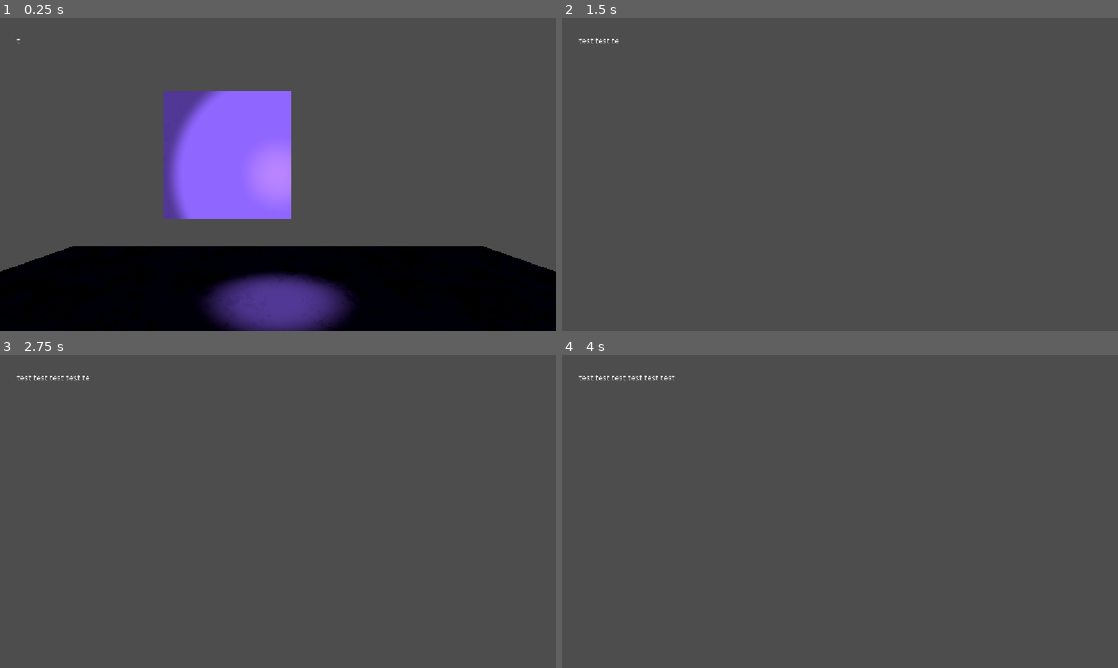
Above: before the commit, frames 1-4 (two rows, left to right).
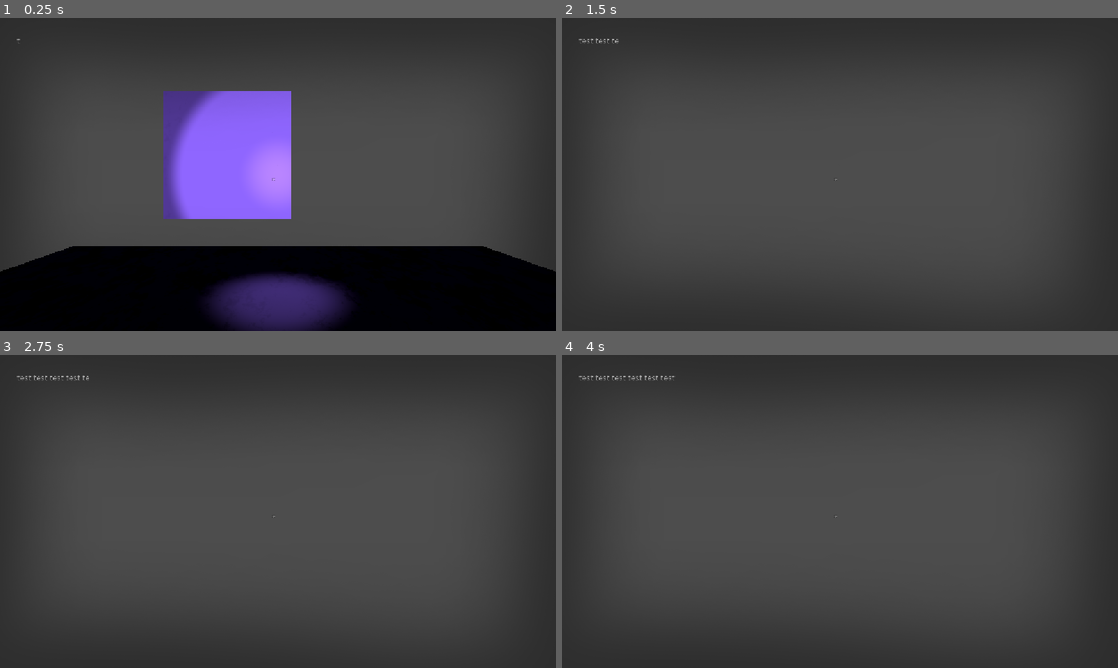
Above: after the commit, the same moments.

Repository: he21123/gj-esa
Game: Godot game, scene res://Szenen/node_3d.tscn
Same seed, same stepped clock (60 frames per second), same inputs: the game is played once before the commit and once after it. Before the commit the project starts from res://node_3d.tscn.
Inputs (mouse positions are in pixels of both pictures, inside the frame that each line leads up to):
- Up to frame 1 (0.25 s): no input
- Up to frame 2 (1.5 s): tap Enter at 0.5 s; move the mouse to (867, 174) at 0.52 s; hold W (move_forward) from 0.53 s (still down); tap E (pickup) at 0.6 s; move the mouse to (812, 174) at 1.27 s; tap C (crouching) at 1.35 s
- Up to frame 3 (2.75 s): keep holding W (move_forward); tap E (pickup) at 1.55, 2.1 s; tap Space at 2 s; move the mouse to (289, 505) at 2.02 s
- Up to frame 4 (4 s): keep holding W (move_forward); tap Enter at 2.75 s; move the mouse to (834, 517) at 2.77 s; tap Shift (running) at 2.85 s; tap E (pickup) at 3.05, 3.6 s; tap Space at 3.5 s; move the mouse to (878, 514) at 3.52 s

The runs differ from the first frame. In frame 1, 17% of the frame differs, in the area x 0-100%, y 0-100%; in frame 2, 22%; in frame 3, 22%; in frame 4, 22%.

Commit message:
Organization, Collision, Anfang von LiveSystem

Diff:
--- /dev/null
+++ b/Scripts/GameState.gd
@@ -0,0 +1,30 @@
+extends Node
+
+@export var MaxHP: int=3
+var ActualHP: int
+var Invencibility: bool= false
+var Invencibility_time: float= 1.5
+
+signal dead
+signal actual_HP
+signal lose_life
+
+func take_damage():
+	if Invencibility == false:
+		ActualHP-=1
+		lose_life.emit()
+		Invencibility=true
+		await get_tree().create_timer(Invencibility_time).timeout
+	if ActualHP <= 0:
+		dead.emit()
+
+
+
+# Called when the node enters the scene tree for the first time.
+func _ready() -> void:
+	pass # Replace with function body.
+
+
+# Called every frame. 'delta' is the elapsed time since the previous frame.
+func _process(delta: float) -> void:
+	pass
--- a/Player.tscn
+++ b/Szenen/Player.tscn
@@ -1,26 +1,34 @@
 [gd_scene format=3 uid="uid://cnfe4aepknig4"]
 
-[ext_resource type="Script" uid="uid://danmh8luuh0qt" path="res://player_Movement_2_Now_is_personal.gd" id="1_kpjcp"]
-[ext_resource type="Script" uid="uid://bnepuqscbnlwm" path="res://playerCam.gd" id="2_kpjcp"]
-[ext_resource type="Script" uid="uid://c22tp3mftva12" path="res://pickup.gd" id="3_kne1u"]
+[ext_resource type="Script" uid="uid://danmh8luuh0qt" path="res://Scripts/player_Movement_2_Now_is_personal.gd" id="1_kpjcp"]
+[ext_resource type="Script" uid="uid://bnepuqscbnlwm" path="res://Scripts/playerCam.gd" id="2_af68g"]
+[ext_resource type="Script" uid="uid://c22tp3mftva12" path="res://Scripts/pickup.gd" id="3_af68g"]
+
+[sub_resource type="SphereShape3D" id="SphereShape3D_ggrg3"]
+
+[sub_resource type="CapsuleMesh" id="CapsuleMesh_cxr5p"]
 
 [sub_resource type="CapsuleShape3D" id="CapsuleShape3D_e80uo"]
-
-[sub_resource type="CapsuleMesh" id="CapsuleMesh_cxr5p"]
 
 [node name="Player" type="CharacterBody3D" unique_id=1649294839 node_paths=PackedStringArray("camera")]
 script = ExtResource("1_kpjcp")
 camera = NodePath("Camera3D")
 
-[node name="CollisionShape3D" type="CollisionShape3D" parent="." unique_id=1987527634]
-shape = SubResource("CapsuleShape3D_e80uo")
+[node name="Area3D" type="Area3D" parent="." unique_id=368231639]
+
+[node name="CollisionShape3D" type="CollisionShape3D" parent="Area3D" unique_id=956502175]
+transform = Transform3D(1, 0, 0, 0, 1, 0, 0, 0, 1, 0, -0.33842742, 0)
+shape = SubResource("SphereShape3D_ggrg3")
 
 [node name="MeshInstance3D" type="MeshInstance3D" parent="." unique_id=1464491796]
 mesh = SubResource("CapsuleMesh_cxr5p")
 
+[node name="CollisionShape3D" type="CollisionShape3D" parent="." unique_id=1987527634]
+shape = SubResource("CapsuleShape3D_e80uo")
+
 [node name="Camera3D" type="Camera3D" parent="." unique_id=620389596]
 transform = Transform3D(1, 0, 0, 0, 1, 0, 0, 0, 1, 0, 0.5, 0)
-script = ExtResource("2_kpjcp")
+script = ExtResource("2_af68g")
 
 [node name="SpotLight3D" type="SpotLight3D" parent="Camera3D" unique_id=1594203226]
 spot_attenuation = -0.56
@@ -29,7 +37,7 @@
 target_position = Vector3(0, 0, -2.4)
 hit_back_faces = false
 debug_shape_thickness = 4
-script = ExtResource("3_kne1u")
+script = ExtResource("3_af68g")
 PULL_STRENGTH = 25.0
 PULL_DAMP = 10.0
 MAX_ACCEL = 80.0
--- a/character_preset.tscn
+++ b/Szenen/character_preset.tscn
@@ -1,6 +1,6 @@
 [gd_scene format=3 uid="uid://c6t8lbmtsfmjx"]
 
-[ext_resource type="Script" uid="uid://b3ife71qabbjj" path="res://lookAt.gd" id="1_ojt3y"]
+[ext_resource type="Script" uid="uid://b3ife71qabbjj" path="res://Scripts/lookAt.gd" id="1_ojt3y"]
 
 [sub_resource type="StandardMaterial3D" id="StandardMaterial3D_r3fl7"]
 shading_mode = 0
--- a/node_3d.tscn
+++ b/Szenen/node_3d.tscn
@@ -1,10 +1,11 @@
 [gd_scene format=3 uid="uid://cf81qrvlmvia8"]
 
-[ext_resource type="PackedScene" uid="uid://cnfe4aepknig4" path="res://Player.tscn" id="1_i5arm"]
-[ext_resource type="Material" uid="uid://ci2gvpo6ox57c" path="res://shader.tres" id="3_a0tk4"]
-[ext_resource type="PackedScene" uid="uid://bku5n2j21msvj" path="res://lift_object.tscn" id="5_i5arm"]
-[ext_resource type="Script" uid="uid://b7ww20hb2fajr" path="res://Objective.gd" id="5_jka67"]
-[ext_resource type="PackedScene" uid="uid://c6t8lbmtsfmjx" path="res://character_preset.tscn" id="5_wc5p8"]
+[ext_resource type="Material" uid="uid://ci2gvpo6ox57c" path="res://shader.tres" id="1_pp4yc"]
+[ext_resource type="PackedScene" uid="uid://cnfe4aepknig4" path="res://Szenen/Player.tscn" id="2_prsgj"]
+[ext_resource type="Script" uid="uid://b7ww20hb2fajr" path="res://Scripts/Objective.gd" id="3_by8nx"]
+[ext_resource type="PackedScene" uid="uid://bku5n2j21msvj" path="res://Szenen/lift_object.tscn" id="4_335ap"]
+[ext_resource type="PackedScene" uid="uid://c6t8lbmtsfmjx" path="res://Szenen/character_preset.tscn" id="5_8eut2"]
+[ext_resource type="PackedScene" uid="uid://b8g5wvsfv5hdd" path="res://UI.tscn" id="6_g5wax"]
 
 [sub_resource type="BoxMesh" id="BoxMesh_u35ib"]
 
@@ -17,18 +18,23 @@
 
 [node name="CSGMesh3D" type="CSGMesh3D" parent="." unique_id=1368979775]
 transform = Transform3D(1, 0, 0, 0, 1, 0, 0, 0, 1, -0.3995459, 1.4, -2.1)
-material_override = ExtResource("3_a0tk4")
+material_override = ExtResource("1_pp4yc")
 use_collision = true
+collision_layer = 2
+collision_mask = 3
 mesh = SubResource("BoxMesh_u35ib")
 
 [node name="CSGMesh3D2" type="CSGMesh3D" parent="." unique_id=1116909109]
 transform = Transform3D(10, 0, 0, 0, 0.5, 0, 0, 0, 10, 0, -0.75, 0)
-material_override = ExtResource("3_a0tk4")
+material_override = ExtResource("1_pp4yc")
 use_collision = true
+collision_layer = 2
+collision_mask = 3
 mesh = SubResource("BoxMesh_pekrf")
 
-[node name="Player" parent="." unique_id=1649294839 instance=ExtResource("1_i5arm")]
+[node name="Player" parent="." unique_id=1649294839 instance=ExtResource("2_prsgj")]
 transform = Transform3D(1, 0, 0, 0, 1, 0, 0, 0, 1, 0, 0.74863744, 0)
+collision_mask = 2
 
 [node name="SpotLight3D" type="SpotLight3D" parent="." unique_id=228057075]
 transform = Transform3D(1, 0, 0, 0, 0.030428912, 0.99953693, 0, -0.99953693, 0.030428912, -1.1899672, 1.6029043, 0.6909137)
@@ -51,13 +57,17 @@
 offset_top = 35.0
 offset_right = 89.999985
 offset_bottom = 58.000004
-script = ExtResource("5_jka67")
+script = ExtResource("3_by8nx")
 steps = 50.0
 
-[node name="liftObject" parent="." unique_id=1355792475 instance=ExtResource("5_i5arm")]
+[node name="liftObject" parent="." unique_id=1355792475 instance=ExtResource("4_335ap")]
 transform = Transform3D(1, 0, 0, 0, 1, 0, 0, 0, 1, -2.6000001, 0.5, -0.8)
+collision_layer = 3
+collision_mask = 3
 physics_material_override = SubResource("PhysicsMaterial_133d3")
 
-[node name="CharacterPreset" parent="." unique_id=454946596 node_paths=PackedStringArray("player") instance=ExtResource("5_wc5p8")]
+[node name="CharacterPreset" parent="." unique_id=454946596 node_paths=PackedStringArray("player") instance=ExtResource("5_8eut2")]
 transform = Transform3D(1, 0, 0, 0, 1, 0, 0, 0, 1, 2.157812, 1.1367846, 0)
 player = NodePath("../Player")
+
+[node name="CanvasLayer" parent="." unique_id=806493726 instance=ExtResource("6_g5wax")]
--- /dev/null
+++ b/UI.tscn
@@ -0,0 +1,77 @@
+[gd_scene format=3 uid="uid://b8g5wvsfv5hdd"]
+
+[ext_resource type="Texture2D" uid="uid://c74vjjpxxbrhv" path="res://Titelloses_116_20261013211026.png" id="1_b3bc3"]
+[ext_resource type="Texture2D" uid="uid://d2gla0c1k1e61" path="res://UI_Assets/Neues Projekt.png" id="1_g6l6n"]
+[ext_resource type="Texture2D" uid="uid://7tugamqvsj5c" path="res://UI_Assets/Blood_Blur_1.png" id="2_3b2b5"]
+
+[node name="CanvasLayer" type="CanvasLayer" unique_id=806493726]
+
+[node name="Control" type="Control" parent="." unique_id=1273070705]
+layout_mode = 3
+anchors_preset = 8
+anchor_left = 0.5
+anchor_top = 0.5
+anchor_right = 0.5
+anchor_bottom = 0.5
+offset_left = -20.0
+offset_top = -20.0
+offset_right = 20.0
+offset_bottom = 20.0
+grow_horizontal = 2
+grow_vertical = 2
+mouse_filter = 2
+
+[node name="Main_Vignette" type="TextureRect" parent="Control" unique_id=38363137]
+modulate = Color(1, 1, 1, 0.62352943)
+layout_mode = 1
+anchors_preset = 15
+anchor_right = 1.0
+anchor_bottom = 1.0
+offset_left = -649.0
+offset_top = -349.0
+offset_right = 605.0
+offset_bottom = 360.0
+grow_horizontal = 2
+grow_vertical = 2
+texture = ExtResource("1_g6l6n")
+expand_mode = 1
+
+[node name="Vignette_Damage_1" type="TextureRect" parent="Control" unique_id=927168526]
+visible = false
+layout_mode = 1
+anchors_preset = 15
+anchor_right = 1.0
+anchor_bottom = 1.0
+offset_left = -556.0
+offset_top = -307.0
+offset_right = 556.0
+offset_bottom = 305.0
+grow_horizontal = 2
+grow_vertical = 2
+texture = ExtResource("2_3b2b5")
+expand_mode = 1
+
+[node name="Point" type="TextureRect" parent="Control" unique_id=17258340]
+modulate = Color(1, 1, 1, 0.25882354)
+custom_minimum_size = Vector2(2, 2)
+layout_mode = 1
+anchors_preset = 8
+anchor_left = 0.5
+anchor_top = 0.5
+anchor_right = 0.5
+anchor_bottom = 0.5
+offset_left = -361.75
+offset_top = -336.75
+offset_right = 361.75
+offset_bottom = 336.75
+grow_horizontal = 2
+grow_vertical = 2
+offset_transform_enabled = true
+texture = ExtResource("1_b3bc3")
+expand_mode = 1
+
+[node name="TextureProgressBar" type="TextureProgressBar" parent="Control" unique_id=1758567733]
+visible = false
+layout_mode = 0
+offset_right = 40.0
+offset_bottom = 40.0
--- a/project.godot
+++ b/project.godot
@@ -11,9 +11,13 @@
 [application]
 
 config/name="GJ esa"
-run/main_scene="res://node_3d.tscn"
+run/main_scene="res://Szenen/node_3d.tscn"
 config/features=PackedStringArray("4.7", "Forward Plus")
 config/icon="res://icon.svg"
+
+[autoload]
+
+GameState="*uid://dylvupvnd2j3t"
 
 [display]
 
@@ -65,6 +69,12 @@
 ]
 }
 
+[layer_names]
+
+3d_physics/layer_1="Player"
+3d_physics/layer_2="Enviroment"
+3d_physics/layer_3="Enemie"
+
 [physics]
 
 3d/physics_engine="Jolt Physics"
Not shown, added: Scripts/GameState.gd.uid
Renamed: Objective.gd -> Scripts/Objective.gd
Renamed: Objective.gd.uid -> Scripts/Objective.gd.uid
Renamed: lookAt.gd -> Scripts/lookAt.gd
Renamed: lookAt.gd.uid -> Scripts/lookAt.gd.uid
Renamed: pickup.gd -> Scripts/pickup.gd
Renamed: pickup.gd.uid -> Scripts/pickup.gd.uid
Renamed: playerCam.gd -> Scripts/playerCam.gd
Renamed: playerCam.gd.uid -> Scripts/playerCam.gd.uid
Renamed: playerMov.gd -> Scripts/playerMov.gd
Renamed: playerMov.gd.uid -> Scripts/playerMov.gd.uid
Renamed: player_Movement_2_Now_is_personal.gd -> Scripts/player_Movement_2_Now_is_personal.gd
(and 10 more such lines)
